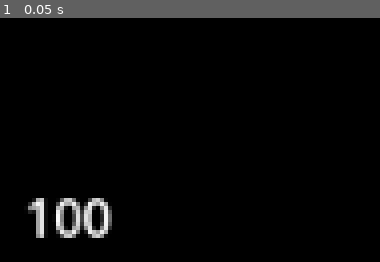
Above: before the commit, frame 1.
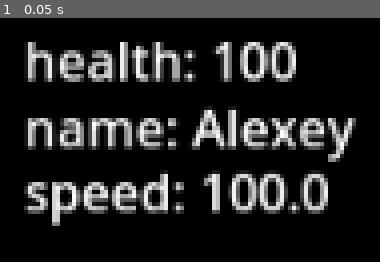
Above: after the commit, the same moment.

Repository: xxxxx-community/TheAihopGG-godot-wild-jam-80
Game: Godot game, scene res://scenes/objects/world/world.tscn
Same seed, same stepped clock (60 frames per second), same inputs: the game is played once before the commit and once after it.
Inputs:
- Up to frame 1 (0.05 s): no input

The runs differ from the first frame. In frame 1, 23% of the frame differs, in the area x 6-94%, y 9-91%.

Commit message:
feat: labels

Diff:
--- a/scenes/characters/character/character.gd
+++ b/scenes/characters/character/character.gd
@@ -8,17 +8,22 @@
 @export var movement_is_enabled: bool = true
 @export var attack_is_enabled: bool = true
 @export_category("Health")
-@export var show_health: bool = false
 @export var health: int
 @export var max_health: int
 @export var invulnerability_time: float
 @export var health_replenish_is_enabled: bool = true
 @export var invulnerability_is_enabled: bool = false # note: don t use invulnerability_is_enabled, use health_component.invulnerability_is_enabled
+@export_category("Labels")
+@export var show_health_label: bool = false
+@export var show_name_label: bool = true
+@export var show_speed_label: bool = true
 
 @onready var health_component: HealthComponent = get_node("%HealthComponent")
 @onready var animation_player: AnimationPlayer = get_node("%AnimationPlayer")
 @onready var animated_sprite_2d: AnimatedSprite2D = get_node("%AnimatedSprite2D")
 @onready var health_label: Label = get_node("%HealthLabel")
+@onready var speed_label: Label = get_node("%SpeedLabel")
+@onready var name_label: Label = get_node("%NameLabel")
 
 var move_direction: Vector2 = default_move_direction
 
@@ -36,5 +41,9 @@
 	move_and_slide()
 
 func show_labels():
-	health_label.text = str(health_component.health)
-	health_label.visible = show_health
+	health_label.text = "health: " + str(health_component.health)
+	health_label.visible = show_health_label
+	speed_label.text = "speed: " + str(speed)
+	speed_label.visible = show_speed_label
+	name_label.text = "name: " + str(character_name)
+	name_label.visible = show_name_label
--- a/scenes/characters/character/character.tscn
+++ b/scenes/characters/character/character.tscn
@@ -27,7 +27,17 @@
 
 [node name="HealthLabel" type="Label" parent="Labels"]
 unique_name_in_owner = true
-offset_left = -20.0
-offset_top = -32.0
-offset_right = 20.0
-offset_bottom = -9.0
+offset_top = -57.0
+offset_right = 40.0
+offset_bottom = -34.0
+
+[node name="SpeedLabel" type="Label" parent="Labels"]
+unique_name_in_owner = true
+offset_top = -23.0
+offset_right = 40.0
+
+[node name="NameLabel" type="Label" parent="Labels"]
+unique_name_in_owner = true
+offset_top = -45.0
+offset_right = 40.0
+offset_bottom = -22.0
--- a/scenes/characters/player/player.tscn
+++ b/scenes/characters/player/player.tscn
@@ -9,7 +9,7 @@
 script = ExtResource("2_t61fv")
 character_name = "Alexey"
 speed = 100.0
-show_health = true
+show_health_label = true
 health = 100
 max_health = 100
 invulnerability_time = 1.0
@@ -20,3 +20,24 @@
 
 [node name="CollisionShape2D" parent="." index="2"]
 shape = SubResource("CircleShape2D_686vu")
+
+[node name="HealthLabel" parent="Labels" index="0"]
+offset_left = -20.0
+offset_top = -81.0
+offset_right = 20.0
+offset_bottom = -58.0
+text = "1"
+
+[node name="SpeedLabel" parent="Labels" index="1"]
+offset_left = -20.0
+offset_top = -40.0
+offset_right = 20.0
+offset_bottom = -17.0
+text = "1"
+
+[node name="NameLabel" parent="Labels" index="2"]
+offset_left = -20.0
+offset_top = -60.0
+offset_right = 20.0
+offset_bottom = -37.0
+text = "1"
